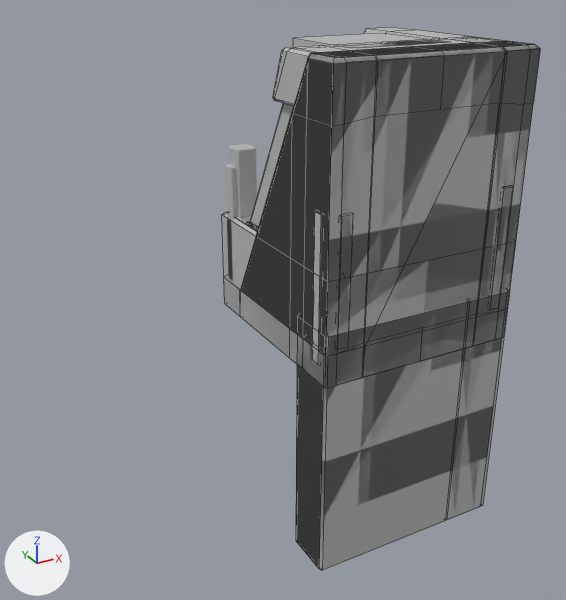
The FBX model Dungeon Disasters/Assets/3D/Tileset_Blockout.fbx, before and after one commit.
Camera for both pictures: a 50 mm lens placed at (-6.13, -8.82, 4.5), pointed at (-1.31, -0.05, 0.12). Arrows for +X, +Y and +Z are at lower left; the lights stay in place. Mesh edges are drawn as thin lines on the coarser meshes. Where no turn or scale is listed for an object, it has been applied to the vertices.

The scene before the commit, as lines of its bpy script (objects in view):
```python
me_mesh = bpy.data.meshes.new('Mesh')
me_mesh.from_pydata(...)  # 40 vertices, 42 faces; spans x -1.5..1.5, y -1.5..1.5, z -3.5..0.25
me_mesh.materials.append(mat_lambert1)  # grey #bcbcbc
me_mesh_001 = bpy.data.meshes.new('Mesh.001')
me_mesh_001.from_pydata(...)  # 24 vertices, 26 faces; spans x 0.75..1.5, y -1.5..-0.75, z -3.5..0.25
me_mesh_001.materials.append(mat_lambert1)  # grey #bcbcbc
me_mesh_003 = bpy.data.meshes.new('Mesh.003')
me_mesh_003.from_pydata(...)  # 184 vertices, 176 faces; spans x -1.5..1.5, y -1.5..1.5, z -0.5..3.5
me_mesh_003.materials.append(mat_lambert1)  # grey #bcbcbc
ob_tile_door = bpy.data.objects.new('Tile_Door', me_mesh_003)
ob_tile_door.location = (0.0, 0.0, 0.0)
ob_tile_pit_corner_inner = bpy.data.objects.new('Tile_Pit_Corner_Inner', me_mesh)
ob_tile_pit_corner_inner.location = (0.0, 0.0, 0.0)
ob_tile_pit_corner_outer = bpy.data.objects.new('Tile_Pit_Corner_Outer', me_mesh_001)
ob_tile_pit_corner_outer.location = (0.0, 0.0, 0.0)
# also in view: 'Tile_Wall_Corner_Inner' at (0.0, 0.0, 1.5); 'Tile_Wall_Corner_Outer' at (0.0, 0.0, 1.5); 'Tile_Pit_Straight' at (0.0, -1.13, -1.62); 'Tile_Pillar' at (0.0, 0.0, 1.75); 'Tile_Elevated_Stairs' at (0.0, 0.0, 0.75)
```
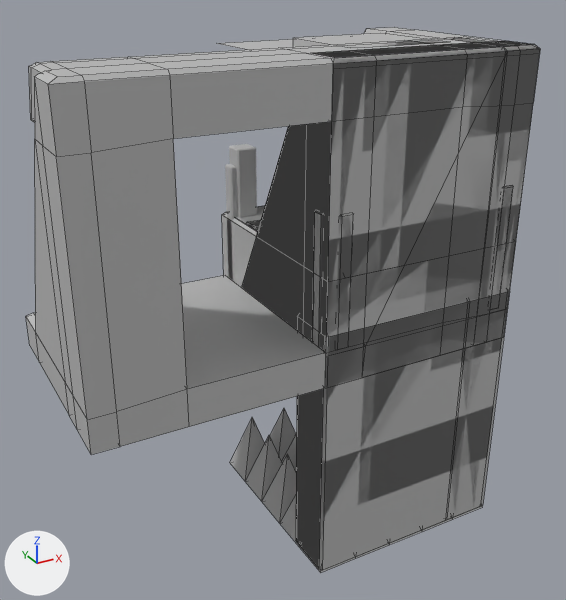
Where the change shows, as pixel boxes (x1, y1, x2, y2) in the pictures (566 x 600 px):
'Tile_Door', mesh rescaled (72% wider, 20% taller): before (241, 37, 540, 386); after (26, 37, 540, 455)
'Tile_Pit', added: after (230, 409, 482, 573)
'Tile_Void', added: after (217, 39, 296, 50)

Edits to the bpy script that builds the scene:
```text
Change me_mesh_003:
    where me_mesh_003.from_pydata(...)  # 184 vertices, 176 faces; spans x -1.5..1.5, y -1.5..1.5, z -0.5..3.5
    used by ob_tile_door; location = (0.0, 0.0, 0.0)
    me_mesh_003 part 1: the whole mesh is scaled about its middle by (2, 1, 1), then moved by (-1.5, 0.0, 0.0)
Add me_mesh_021:
    me_mesh_021.from_pydata([(-1.5, -1.5, 3.4), (1.5, -1.5, 3.4), (-1.5, 1.5, 3.4), (1.5, 1.5, 3.4)], [], [(0, 1, 3, 2)])
    me_mesh_021.materials.append(mat_lambert1)  # grey #bcbcbc
Add me_mesh_003_1:
    me_mesh_003_1.from_pydata(...)  # 61 vertices, 100 faces; spans x -1.5..1.5, y -1.5..1.5, z -3.5..-2.5
    me_mesh_003_1.materials.append(mat_lambert1)  # grey #bcbcbc
Add ob_tile_void:
    ob_tile_void = bpy.data.objects.new('Tile_Void', me_mesh_021)
    ob_tile_void.location = (0.0, 0.0, 0.0)
Add ob_tile_pit:
    ob_tile_pit = bpy.data.objects.new('Tile_Pit', me_mesh_003_1)
    ob_tile_pit.location = (0.0, 0.0, 0.0)
```
